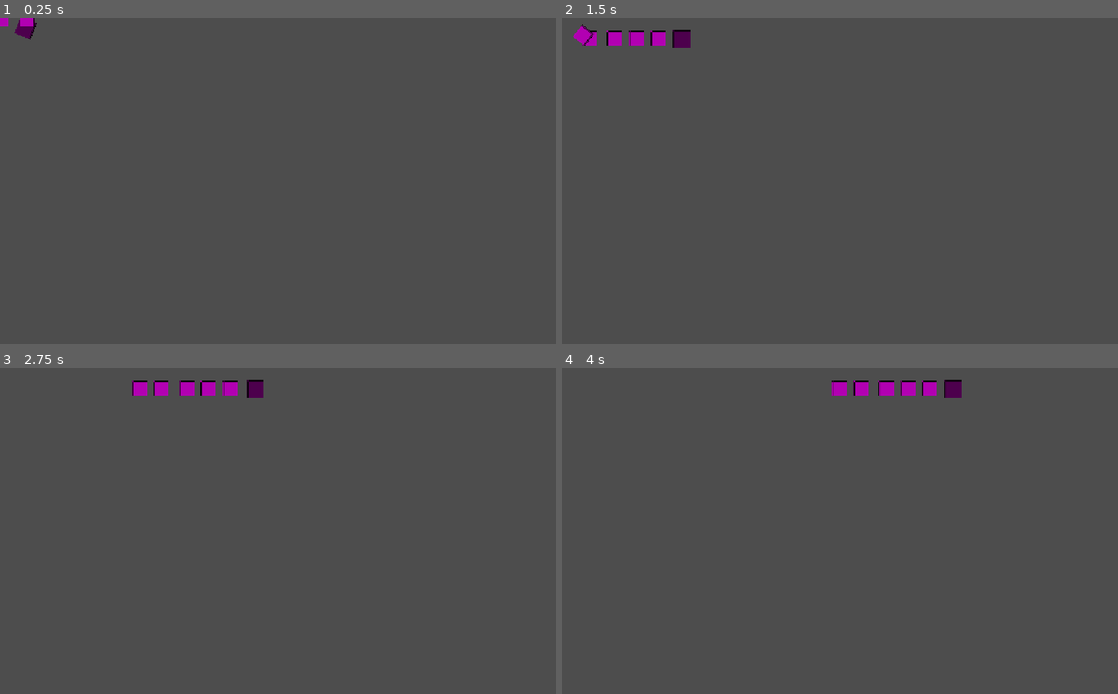
Above: before the commit, frames 1-4 (two rows, left to right).
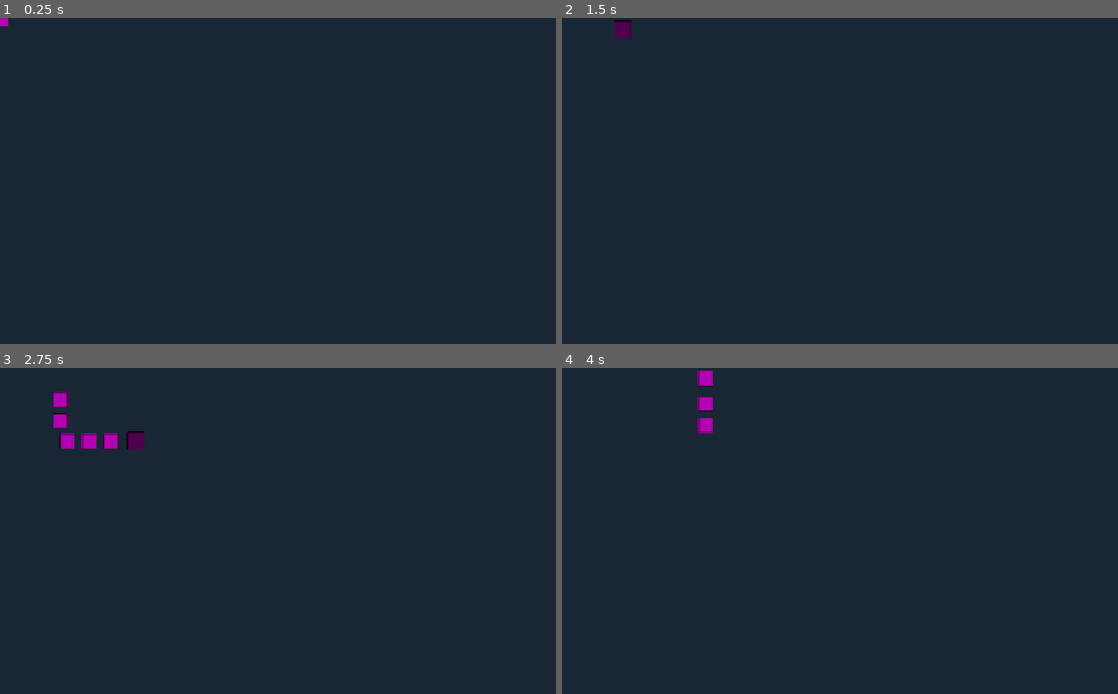
Above: after the commit, the same moments.

Repository: josephhagancreative/rotasnake
Game: Godot game, scene res://Snake.tscn
Same seed, same stepped clock (60 frames per second), same inputs: the game is played once before the commit and once after it.
Inputs:
- Up to frame 1 (0.25 s): no input
- Up to frame 2 (1.5 s): tap Enter (ui_accept) at 0.5, 0.77, 0.8, 1.07, 1.35 s; hold Right (ui_right) 0.53-1.28 s; hold Space (ui_select) 0.53-1.28 s; hold Down (ui_down) from 1.28 s (still down)
- Up to frame 3 (2.75 s): tap Enter (ui_accept) at 1.52, 1.82, 2.3 s; tap Space (ui_select) at 1.55 s; release Down (ui_down) at 2.03 s; hold Right (ui_right) from 2.03 s (still down); hold Space (ui_select) from 2.03 s (still down)
- Up to frame 4 (4 s): release Right (ui_right) at 2.78 s; release Space (ui_select) at 2.78 s; hold Up (ui_up) 2.78-3.53 s; tap Space (ui_select) at 2.85 s; tap Enter (ui_accept) at 3.02, 3.32 s; hold Left (ui_left) from 3.53 s (still down); hold Enter (ui_accept) from 3.53 s (still down)

The runs differ from the first frame. In frame 1, 100% of the frame differs, in the area x 0-100%, y 0-100%; in frame 2, 100%; in frame 3, 100%; in frame 4, 100%.

Commit message:
levels 1-3 working prototype

Diff:
--- /dev/null
+++ b/BaseLevel.gd
@@ -0,0 +1,69 @@
+extends Node2D
+class_name BaseLevel
+
+@export var snake_start_position = Vector2(150, 300)
+@export var level_name = "Level"
+
+@onready var walls_tilemap = $Walls
+@onready var goal = $Goal
+@onready var ui_layer = $UILayer
+@onready var level_label = $UILayer/LevelLabel
+@onready var hint_label = $UILayer/HintLabel
+
+var snake_scene = preload("res://Snake.tscn")
+var snake_instance
+
+func _ready():
+	# Set level name
+	level_label.text = level_name
+
+	# Spawn snake
+	spawn_snake()
+
+	# Connect goal
+	goal.body_entered.connect(_on_goal_reached)
+
+	# Show hint briefly
+	if hint_label:
+		hint_label.modulate.a = 1.0
+		var tween = create_tween()
+		tween.set_pause_mode(Tween.TWEEN_PAUSE_PROCESS)
+		tween.tween_interval(3.0)
+		tween.tween_property(hint_label, "modulate:a", 0.0, 1.0)
+
+func spawn_snake():
+	snake_instance = snake_scene.instantiate()
+	snake_instance.position = snake_start_position
+	add_child(snake_instance)
+	snake_instance.died.connect(_on_snake_died)
+
+func _on_snake_died():
+	# Show death message with enhanced styling
+	hint_label.text = "💀 YOU DIED! 💀\nPress SPACE to restart"
+	hint_label.modulate = Color(1, 0.3, 0.3, 1.0)  # Red color for death
+
+	# Pulsing effect
+	var tween = create_tween()
+	tween.set_loops()
+	tween.tween_property(hint_label, "modulate:a", 0.5, 0.5)
+	tween.tween_property(hint_label, "modulate:a", 1.0, 0.5)
+
+func _on_goal_reached(body):
+	if body == snake_instance and not GameManager.level_completed:
+		GameManager.complete_level()
+		snake_instance.set_physics_process(false)
+
+		# Visual feedback
+		goal.modulate = Color(0, 1, 0, 1)
+		hint_label.text = "Level Complete!"
+		hint_label.modulate.a = 1.0
+
+func _input(event):
+	if event.is_action_pressed("ui_select") or event.is_action_pressed("ui_accept"):  # Space/Enter
+		GameManager.restart_current_level()
+	elif event.is_action_pressed("ui_cancel"):  # Escape
+		get_tree().quit()
+
+# Override in child levels to add moving obstacles
+func _physics_process(delta):
+	pass
--- /dev/null
+++ b/BaseLevel.tscn
@@ -0,0 +1,43 @@
+[gd_scene load_steps=4 format=3]
+
+[ext_resource type="Script" path="res://BaseLevel.gd" id="1"]
+[ext_resource type="PackedScene" path="res://Goal.tscn" id="2"]
+
+[sub_resource type="LabelSettings" id="LabelSettings_1"]
+font_size = 24
+
+[node name="BaseLevel" type="Node2D"]
+script = ExtResource("1")
+
+[node name="Walls" type="Node2D" parent="."]
+
+[node name="Obstacles" type="Node2D" parent="."]
+
+[node name="Goal" parent="." instance=ExtResource("2")]
+position = Vector2(850, 300)
+
+[node name="UILayer" type="CanvasLayer" parent="."]
+
+[node name="LevelLabel" type="Label" parent="UILayer"]
+offset_left = 20.0
+offset_top = 20.0
+offset_right = 220.0
+offset_bottom = 60.0
+text = "Level Name"
+label_settings = SubResource("LabelSettings_1")
+
+[node name="HintLabel" type="Label" parent="UILayer"]
+anchors_preset = 8
+anchor_left = 0.5
+anchor_top = 0.5
+anchor_right = 0.5
+anchor_bottom = 0.5
+offset_left = -200.0
+offset_top = -250.0
+offset_right = 200.0
+offset_bottom = -210.0
+grow_horizontal = 2
+grow_vertical = 2
+text = "Hint Text"
+horizontal_alignment = 1
+vertical_alignment = 1
--- /dev/null
+++ b/GameManager.gd
@@ -0,0 +1,50 @@
+extends Node
+# Singleton: Add to Project Settings > Autoload as "GameManager"
+
+var current_level = 1
+var total_levels = 10
+var level_completed = false
+
+# Level scenes paths
+var level_scenes = {
+	1: "res://levels/Level1.tscn",
+	2: "res://levels/Level2.tscn",
+	3: "res://levels/Level3.tscn",
+	4: "res://levels/Level4.tscn",
+	5: "res://levels/Level5.tscn",
+	6: "res://levels/Level6.tscn",
+	7: "res://levels/Level7.tscn",
+	8: "res://levels/Level8.tscn",
+	9: "res://levels/Level9.tscn",
+	10: "res://levels/Level10.tscn"
+}
+
+func load_level(level_number: int):
+	current_level = level_number
+	level_completed = false
+
+	if level_scenes.has(level_number):
+		get_tree().change_scene_to_file(level_scenes[level_number])
+	else:
+		print("Level " + str(level_number) + " not found!")
+
+func complete_level():
+	level_completed = true
+	print("Level " + str(current_level) + " completed!")
+
+	# Wait a moment then load next level
+	await get_tree().create_timer(1.0).timeout
+
+	if current_level < total_levels:
+		load_level(current_level + 1)
+	else:
+		print("All levels completed!")
+		# Return to level 1 for now
+		load_level(1)
+
+func restart_current_level():
+	load_level(current_level)
+
+func _ready():
+	# Start from level 1
+	process_mode = Node.PROCESS_MODE_ALWAYS
--- /dev/null
+++ b/Goal.gd
@@ -0,0 +1,24 @@
+extends Area2D
+class_name Goal
+
+@onready var sprite = $Sprite2D
+@onready var collision = $CollisionShape2D
+
+var time = 0.0
+
+func _ready():
+	# Set collision layers
+	collision_layer = 32  # Layer 6
+	collision_mask = 1    # Detect layer 1 (snake head)
+
+	# Make it visible
+	modulate = Color(1, 1, 0, 1)  # Yellow
+
+func _process(delta):
+	time += delta
+	# Simple pulsing animation
+	var scale_factor = 1.0 + sin(time * 3.0) * 0.2
+	scale = Vector2(scale_factor, scale_factor)
+
+	# Rotate slowly
+	rotation += delta * 0.5
--- /dev/null
+++ b/Goal.tscn
@@ -0,0 +1,18 @@
+[gd_scene load_steps=4 format=3]
+
+[ext_resource type="Script" path="res://Goal.gd" id="1"]
+
+[sub_resource type="RectangleShape2D" id="RectangleShape2D_1"]
+size = Vector2(40, 40)
+
+[sub_resource type="PlaceholderTexture2D" id="PlaceholderTexture2D_1"]
+size = Vector2(40, 40)
+
+[node name="Goal" type="Area2D"]
+script = ExtResource("1")
+
+[node name="CollisionShape2D" type="CollisionShape2D" parent="."]
+shape = SubResource("RectangleShape2D_1")
+
+[node name="Sprite2D" type="Sprite2D" parent="."]
+texture = SubResource("PlaceholderTexture2D_1")
--- /dev/null
+++ b/MovingObstacle.gd
@@ -0,0 +1,59 @@
+extends CharacterBody2D
+class_name MovingObstacle
+
+@export var move_speed = 100.0
+@export var move_pattern = "horizontal"  # "horizontal", "vertical", "circular"
+@export var move_distance = 200.0
+
+@onready var sprite = $Sprite2D
+@onready var collision = $CollisionShape2D
+@onready var hazard_area = $HazardArea
+
+var start_position: Vector2
+var time: float = 0.0
+var direction: int = 1
+
+func _ready():
+	start_position = position
+
+	# Set collision layers
+	collision_layer = 8   # Layer 4 (hazards)
+	collision_mask = 1    # Collide with layer 1 (snake)
+
+	# Visual styling
+	modulate = Color(1, 0.3, 0.3, 1)  # Red color for danger
+
+	# Connect area for detection
+	hazard_area.body_entered.connect(_on_body_entered)
+
+func _physics_process(delta):
+	time += delta
+
+	match move_pattern:
+		"horizontal":
+			velocity.x = move_speed * direction
+			if abs(position.x - start_position.x) > move_distance:
+				direction *= -1
+
+		"vertical":
+			velocity.y = move_speed * direction
+			if abs(position.y - start_position.y) > move_distance:
+				direction *= -1
+
+		"circular":
+			var angle = time * move_speed * 0.01
+			position = start_position + Vector2(
+				cos(angle) * move_distance,
+				sin(angle) * move_distance
+			)
+			velocity = Vector2.ZERO  # Don't use move_and_slide for circular
+			return
+
+	move_and_slide()
+
+	# Rotate sprite for visual effect
+	sprite.rotation += delta * 2.0
+
+func _on_body_entered(body):
+	if body.has_method("die"):
+		body.die()
--- /dev/null
+++ b/MovingObstacle.tscn
@@ -0,0 +1,28 @@
+[gd_scene load_steps=5 format=3]
+
+[ext_resource type="Script" path="res://MovingObstacle.gd" id="1"]
+
+[sub_resource type="CircleShape2D" id="CircleShape2D_1"]
+radius = 20.0
+
+[sub_resource type="CircleShape2D" id="CircleShape2D_2"]
+radius = 22.0
+
+[sub_resource type="PlaceholderTexture2D" id="PlaceholderTexture2D_1"]
+size = Vector2(40, 40)
+
+[node name="MovingObstacle" type="CharacterBody2D"]
+script = ExtResource("1")
+
+[node name="CollisionShape2D" type="CollisionShape2D" parent="."]
+shape = SubResource("CircleShape2D_1")
+
+[node name="HazardArea" type="Area2D" parent="."]
+collision_layer = 8
+collision_mask = 1
+
+[node name="CollisionShape2D" type="CollisionShape2D" parent="HazardArea"]
+shape = SubResource("CircleShape2D_2")
+
+[node name="Sprite2D" type="Sprite2D" parent="."]
+texture = SubResource("PlaceholderTexture2D_1")
--- /dev/null
+++ b/levels/Level1.gd
@@ -0,0 +1,57 @@
+extends BaseLevel
+
+# Level 1: Introduction - Simple path to goal
+# Teaches: Basic movement and goal
+
+func _ready():
+	level_name = "Level 1: First Steps"
+	super._ready()
+
+	# Set hint
+	hint_label.text = "Use arrow keys to move. Reach the yellow goal!"
+
+	# Create simple walls
+	create_level_geometry()
+
+func create_level_geometry():
+	# Create boundary walls using Line2D for now
+	# In production, you'd use TileMap or StaticBody2D nodes
+
+	var wall_positions = [
+		# Outer boundaries
+		[Vector2(50, 50), Vector2(974, 50)],    # Top
+		[Vector2(50, 550), Vector2(974, 550)],  # Bottom
+		[Vector2(50, 50), Vector2(50, 550)],    # Left
+		[Vector2(974, 50), Vector2(974, 550)],  # Right
+
+		# Simple maze walls
+		[Vector2(300, 50), Vector2(300, 400)],   # Vertical wall 1
+		[Vector2(500, 200), Vector2(500, 550)],  # Vertical wall 2
+		[Vector2(700, 50), Vector2(700, 400)],   # Vertical wall 3
+	]
+
+	for wall_data in wall_positions:
+		create_wall_line(wall_data[0], wall_data[1])
+
+func create_wall_line(start: Vector2, end: Vector2):
+	# Visual representation
+	var line = Line2D.new()
+	line.add_point(start)
+	line.add_point(end)
+	line.width = 10.0
+	line.default_color = Color(0.8, 0.2, 0.2, 1.0)  # Bright red walls
+	add_child(line)
+
+	# Create collision
+	var wall = StaticBody2D.new()
+	wall.collision_layer = 4  # Layer 3 (walls) - using bit 4 which is 2^2 = layer 3
+	wall.collision_mask = 0
+
+	var collision = CollisionShape2D.new()
+	var shape = SegmentShape2D.new()
+	shape.a = start
+	shape.b = end
+	collision.shape = shape
+
+	wall.add_child(collision)
+	add_child(wall)
--- /dev/null
+++ b/levels/Level1.tscn
@@ -0,0 +1,7 @@
+[gd_scene load_steps=3 format=3 uid="uid://d1riyxdh3ypyc"]
+
+[ext_resource type="Script" uid="uid://cce61emoh681r" path="res://levels/Level1.gd" id="1_b84ys"]
+[ext_resource type="PackedScene" path="res://BaseLevel.tscn" id="2_baselevel"]
+
+[node name="Level1" instance=ExtResource("2_baselevel")]
+script = ExtResource("1_b84ys")
--- /dev/null
+++ b/levels/Level2.gd
@@ -0,0 +1,55 @@
+extends BaseLevel
+
+# Level 2: Tail Danger - Narrow corridor forces tail awareness
+# Teaches: Tail collision danger
+
+func _ready():
+	level_name = "Level 2: Watch Your Tail"
+	snake_start_position = Vector2(150, 300)
+	super._ready()
+
+	hint_label.text = "Your tail follows you! Don't hit it when rotating!"
+
+	create_level_geometry()
+
+func create_level_geometry():
+	var wall_positions = [
+		# Outer boundaries
+		[Vector2(50, 50), Vector2(974, 50)],
+		[Vector2(50, 550), Vector2(974, 550)],
+		[Vector2(50, 50), Vector2(50, 550)],
+		[Vector2(974, 50), Vector2(974, 550)],
+
+		# Narrow corridor that forces careful movement
+		[Vector2(50, 200), Vector2(600, 200)],   # Top corridor wall
+		[Vector2(50, 400), Vector2(600, 400)],   # Bottom corridor wall
+		[Vector2(600, 200), Vector2(600, 250)],  # Small opening top
+		[Vector2(600, 350), Vector2(600, 400)],  # Small opening bottom
+
+		# Force player to navigate carefully
+		[Vector2(700, 150), Vector2(700, 450)],
+	]
+
+	for wall_data in wall_positions:
+		create_wall_line(wall_data[0], wall_data[1])
+
+func create_wall_line(start: Vector2, end: Vector2):
+	var line = Line2D.new()
+	line.add_point(start)
+	line.add_point(end)
+	line.width = 10.0
+	line.default_color = Color(0.8, 0.2, 0.2, 1.0)  # Bright red walls
+	add_child(line)
+
+	var wall = StaticBody2D.new()
+	wall.collision_layer = 4
+	wall.collision_mask = 0
+
+	var collision = CollisionShape2D.new()
+	var shape = SegmentShape2D.new()
+	shape.a = start
+	shape.b = end
+	collision.shape = shape
+
+	wall.add_child(collision)
+	add_child(wall)
--- /dev/null
+++ b/levels/Level2.tscn
@@ -0,0 +1,7 @@
+[gd_scene load_steps=3 format=3 uid="uid://pey21rgb0gu"]
+
+[ext_resource type="Script" uid="uid://dk1cepi4ouov4" path="res://levels/Level2.gd" id="1_gljt1"]
+[ext_resource type="PackedScene" path="res://BaseLevel.tscn" id="2_baselevel"]
+
+[node name="Level2" instance=ExtResource("2_baselevel")]
+script = ExtResource("1_gljt1")
--- /dev/null
+++ b/levels/Level3.gd
@@ -0,0 +1,73 @@
+extends BaseLevel
+
+# Level 3: Moving Danger - Introduction to moving obstacles
+# Teaches: Timing and waiting (which triggers rotation)
+
+var obstacle_scene = preload("res://MovingObstacle.tscn")
+
+func _ready():
+	level_name = "Level 3: Moving Hazards"
+	snake_start_position = Vector2(150, 300)
+	super._ready()
+
+	hint_label.text = "Red obstacles will destroy you! Time your movement!"
+
+	create_level_geometry()
+	create_obstacles()
+
+func create_level_geometry():
+	var wall_positions = [
+		# Outer boundaries
+		[Vector2(50, 50), Vector2(974, 50)],
+		[Vector2(50, 550), Vector2(974, 550)],
+		[Vector2(50, 50), Vector2(50, 550)],
+		[Vector2(974, 50), Vector2(974, 550)],
+
+		# Simple layout with obstacle paths
+		[Vector2(300, 50), Vector2(300, 250)],
+		[Vector2(300, 350), Vector2(300, 550)],
+
+		[Vector2(700, 50), Vector2(700, 250)],
+		[Vector2(700, 350), Vector2(700, 550)],
+	]
+
+	for wall_data in wall_positions:
+		create_wall_line(wall_data[0], wall_data[1])
+
+func create_obstacles():
+	# Horizontal moving obstacle in the middle gap
+	var obstacle1 = obstacle_scene.instantiate()
+	obstacle1.position = Vector2(500, 300)
+	obstacle1.move_pattern = "horizontal"
+	obstacle1.move_distance = 150
+	obstacle1.move_speed = 80
+	add_child(obstacle1)
+
+	# Vertical moving obstacle
+	var obstacle2 = obstacle_scene.instantiate()
+	obstacle2.position = Vector2(850, 300)
+	obstacle2.move_pattern = "vertical"
+	obstacle2.move_distance = 150
+	obstacle2.move_speed = 100
+	add_child(obstacle2)
+
+func create_wall_line(start: Vector2, end: Vector2):
+	var line = Line2D.new()
+	line.add_point(start)
+	line.add_point(end)
+	line.width = 10.0
+	line.default_color = Color(0.8, 0.2, 0.2, 1.0)  # Bright red walls
+	add_child(line)
+
+	var wall = StaticBody2D.new()
+	wall.collision_layer = 4
+	wall.collision_mask = 0
+
+	var collision = CollisionShape2D.new()
+	var shape = SegmentShape2D.new()
+	shape.a = start
+	shape.b = end
+	collision.shape = shape
+
+	wall.add_child(collision)
+	add_child(wall)
--- /dev/null
+++ b/levels/Level3.tscn
@@ -0,0 +1,7 @@
+[gd_scene load_steps=3 format=3 uid="uid://bo3we6ui0brie"]
+
+[ext_resource type="Script" uid="uid://cl8stosj3ceo5" path="res://levels/Level3.gd" id="1_gq8fh"]
+[ext_resource type="PackedScene" path="res://BaseLevel.tscn" id="2_baselevel"]
+
+[node name="Level3" instance=ExtResource("2_baselevel")]
+script = ExtResource("1_gq8fh")
--- a/project.godot
+++ b/project.godot
@@ -14,6 +14,10 @@
 run/main_scene="res://Snake.tscn"
 config/features=PackedStringArray("4.4", "GL Compatibility")
 config/icon="res://icon.svg"
+
+[autoload]
+
+GameManager="*res://GameManager.gd"
 
 [debug]
 
@@ -77,3 +81,4 @@
 
 renderer/rendering_method="gl_compatibility"
 renderer/rendering_method.mobile="gl_compatibility"
+environment/defaults/default_clear_color=Color(0.1, 0.15, 0.2, 1.0)
--- a/snake.gd
+++ b/snake.gd
@@ -18,6 +18,10 @@
 var rotation_angle = 0.0
 var rotation_center = Vector2.ZERO
 
+# Input buffering for most recent input priority
+var input_queue = []
+var max_input_queue_size = 4
+
 # Tail management
 var tail_segments = []
 var position_history = []
@@ -34,14 +38,22 @@
 var tail_segment_scene = preload("res://TailSegment.tscn")
 
 func _ready():
-	# Set initial rotation center
-	rotation_center = global_position
+	# Set initial movement direction for smooth rotation start
+	movement_direction = Vector2(1, 0)  # Start facing right
+
+	# Set initial rotation center based on default direction (clockwise rotation)
+	var perpendicular = Vector2(movement_direction.y, -movement_direction.x)
+	rotation_center = global_position + perpendicular * ROTATION_RADIUS
+	rotation_angle = atan2(global_position.y - rotation_center.y, global_position.x - rotation_center.x)
+
+	# Set initial sprite rotation to face the starting direction
+	sprite.rotation = movement_direction.angle()
 
 	# Initialize position history with starting positions
 	for i in range(POSITION_HISTORY_SIZE):
 		position_history.append({
 			"position": global_position,
-			"rotation": 0.0
+			"rotation": movement_direction.angle()
 		})
 
 	# Create initial tail segments
@@ -71,6 +83,11 @@
 	velocity = movement_direction * MOVE_SPEED
 	move_and_slide()
 
+	# Check for wall collisions
+	if is_on_wall():
+		die()
+		return
+
 	# Update sprite rotation to face movement direction
 	if movement_direction.length() > 0:
 		sprite.rotation = movement_direction.angle()
@@ -85,31 +102,96 @@
 		sin(rotation_angle) * ROTATION_RADIUS
 	)
 
+	# Store old position for collision check
+	var old_position = global_position
 	global_position = rotation_center + offset
+
+	# Check for collisions using move_and_collide with zero vector
+	var collision = move_and_collide(Vector2.ZERO, true)
+	if collision:
+		global_position = old_position  # Restore position
+		die()
+		return
 
 	# Make sprite face the direction of rotation
 	sprite.rotation = rotation_angle + PI/2
 
+func _input(event):
+	# Track individual key presses for input priority
+	if event.is_action_pressed("ui_up"):
+		add_to_input_queue("ui_up")
+	elif event.is_action_pressed("ui_down"):
+		add_to_input_queue("ui_down")
+	elif event.is_action_pressed("ui_left"):
+		add_to_input_queue("ui_left")
+	elif event.is_action_pressed("ui_right"):
+		add_to_input_queue("ui_right")
+
+	# Remove released keys from queue
+	if event.is_action_released("ui_up"):
+		remove_from_input_queue("ui_up")
+	elif event.is_action_released("ui_down"):
+		remove_from_input_queue("ui_down")
+	elif event.is_action_released("ui_left"):
+		remove_from_input_queue("ui_left")
+	elif event.is_action_released("ui_right"):
+		remove_from_input_queue("ui_right")
+
+func add_to_input_queue(action: String):
+	# Remove if already in queue (move to front)
+	input_queue.erase(action)
+	# Add to front (most recent)
+	input_queue.push_front(action)
+	# Limit queue size
+	if input_queue.size() > max_input_queue_size:
+		input_queue.pop_back()
+
+func remove_from_input_queue(action: String):
+	input_queue.erase(action)
+
+func get_priority_input_vector() -> Vector2:
+	# Return direction of most recent input that's still held
+	for action in input_queue:
+		if Input.is_action_pressed(action):
+			match action:
+				"ui_up":
+					return Vector2(0, -1)
+				"ui_down":
+					return Vector2(0, 1)
+				"ui_left":
+					return Vector2(-1, 0)
+				"ui_right":
+					return Vector2(1, 0)
+	return Vector2.ZERO
+
 func check_input():
-	var input_vector = Vector2.ZERO
-
-	# Get input
-	input_vector.x = Input.get_axis("ui_left", "ui_right")
-	input_vector.y = Input.get_axis("ui_up", "ui_down")
+	# Use priority-based input instead of axis input
+	var input_vector = get_priority_input_vector()
 
 	# If there's input and we're rotating, switch to moving
 	if input_vector.length() > 0 and current_state == State.ROTATING:
 		current_state = State.MOVING
-		movement_direction = input_vector.normalized()
-		# Smooth transition: adjust rotation angle to match movement direction
+		movement_direction = input_vector
+
+		# Smooth transition: maintain current rotation angle for sprite consistency
+		# The sprite rotation will be updated in handle_movement()
 		rotation_angle = movement_direction.angle()
 
 	# If no input and we're moving, switch to rotating
 	elif input_vector.length() == 0 and current_state == State.MOVING:
 		current_state = State.ROTATING
-		rotation_center = global_position
-		# Set rotation angle based on last movement direction
+
+		# Start rotation from the movement direction angle
+		# Up = -PI/2, Right = 0, Down = PI/2, Left = PI
 		rotation_angle = movement_direction.angle()
+
+		# Calculate rotation center so that current position is on the circle at the movement angle
+		rotation_center = global_position - Vector2(cos(rotation_angle), sin(rotation_angle)) * ROTATION_RADIUS
+
+	# Update movement direction while moving (for direction changes)
+	elif input_vector.length() > 0 and current_state == State.MOVING:
+		if movement_direction != input_vector:
+			movement_direction = input_vector
 
 func get_current_state():
 	return current_state
@@ -120,11 +202,19 @@
 	died.emit()
 	set_physics_process(false)  # Stop movement
 
-	# Visual feedback
+	# Enhanced visual feedback
 	modulate = Color(1, 0.3, 0.3, 1.0)
 
-	# Clean up tail
+	# Add death animation
+	var tween = create_tween()
+	tween.set_parallel(true)
+	tween.tween_property(self, "modulate", Color(1, 0, 0, 0.5), 0.5)
+	tween.tween_property(self, "scale", Vector2(1.2, 1.2), 0.3)
+	tween.tween_property(self, "rotation", PI/4, 0.5)
+
+	# Clean up tail with delay
 	for segment in tail_segments:
+		segment.modulate = Color(1, 0.3, 0.3, 1.0)
 		segment.queue_free()
 
 # New tail-related functions
Not shown, added: BaseLevel.gd.uid
Not shown, added: GameManager.gd.uid
Not shown, added: Goal.gd.uid
Not shown, added: MovingObstacle.gd.uid
Not shown, added: levels/Level1.gd.uid
Not shown, added: levels/Level2.gd.uid
Not shown, added: levels/Level3.gd.uid
